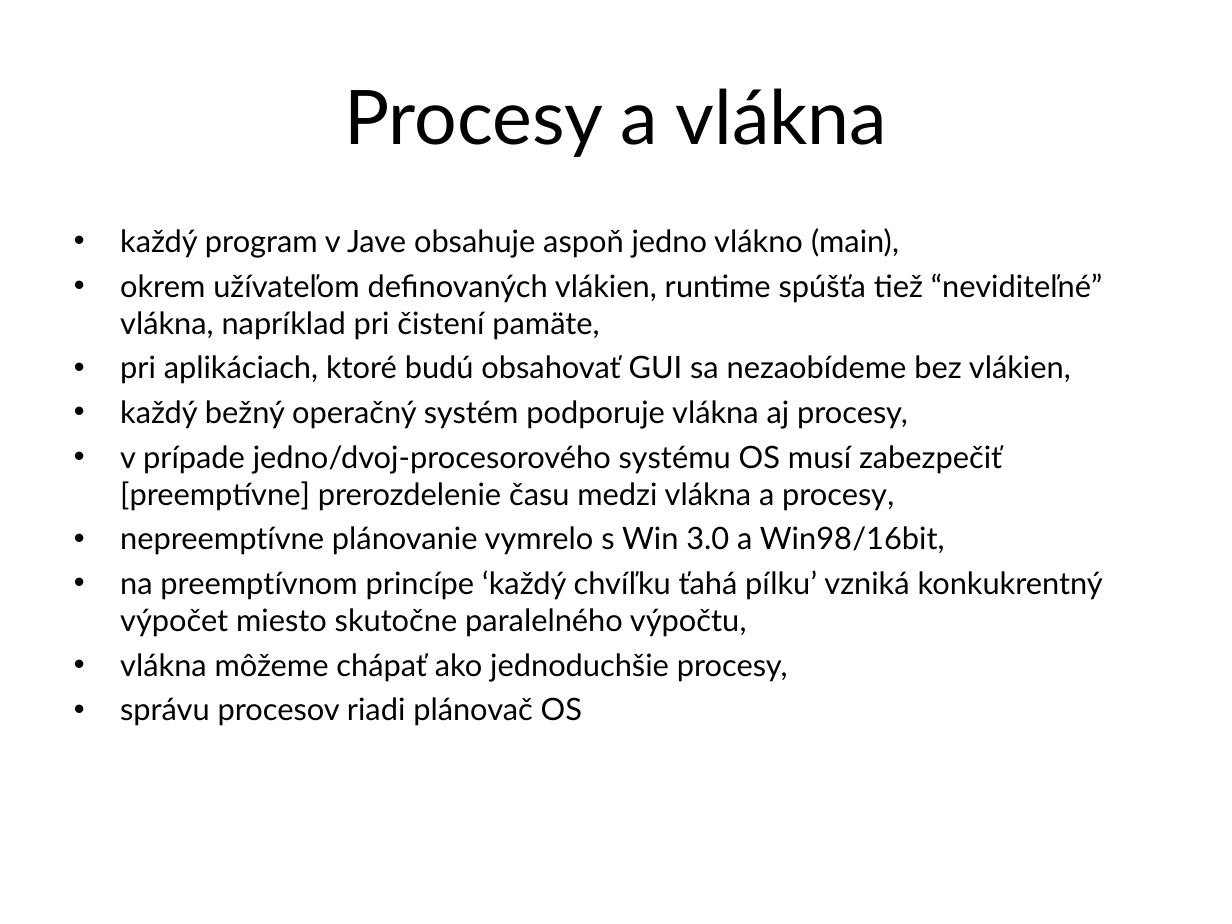
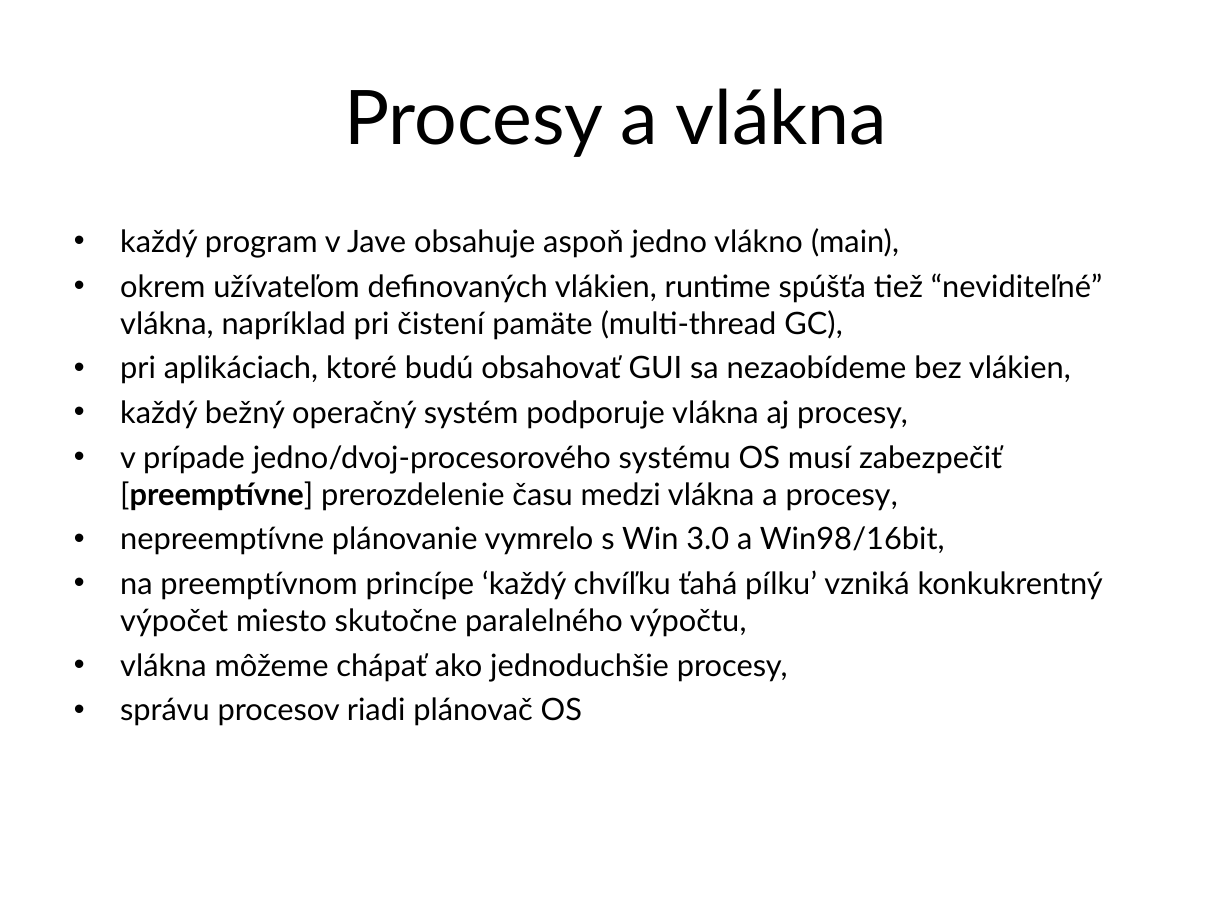
Before and after one commit to Programovanie4/Prednasky, a slide deck: slide 2 of 08/08_java.ppt. Drawn at 1232x924 pixels with LibreOffice and Linux fonts; fonts in the diff are those of the drawing. Boxes give left, top, right and bottom in pixels: in the first picture for what was removed or moved away, otherwise in the second. Text is boxed around its words. In the diff, an @@ line names an element or a change of style, - is before the commit and + after.

```diff
--- a/08/08_java.ppt
+++ b/08/08_java.ppt
@@ text at bbox=[120, 273, 1102, 340]: text changed @@
-• okrem užívateľom definovaných vlákien, runtime spúšťa tiež “neviditeľné” vlákna, napríklad pri čistení pamäte,
+• okrem užívateľom definovaných vlákien, runtime spúšťa tiež “neviditeľné” vlákna, napríklad pri čistení pamäte (multi-thread GC),
@@ text at bbox=[120, 445, 1002, 511]: bold on in "[preemptívne]" @@
```
Also in this commit, not shown: 3 other slides changed, 1 other file.
